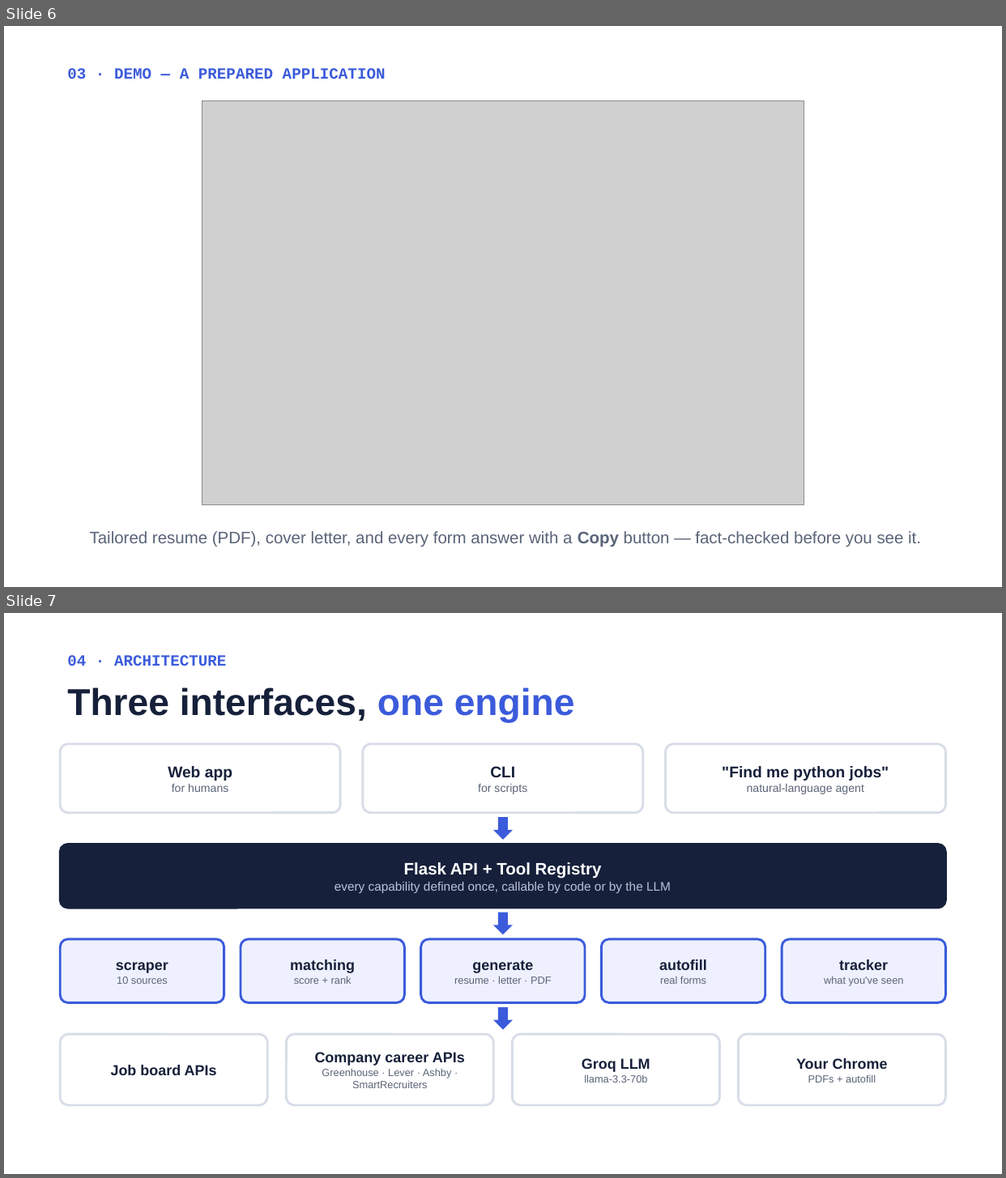
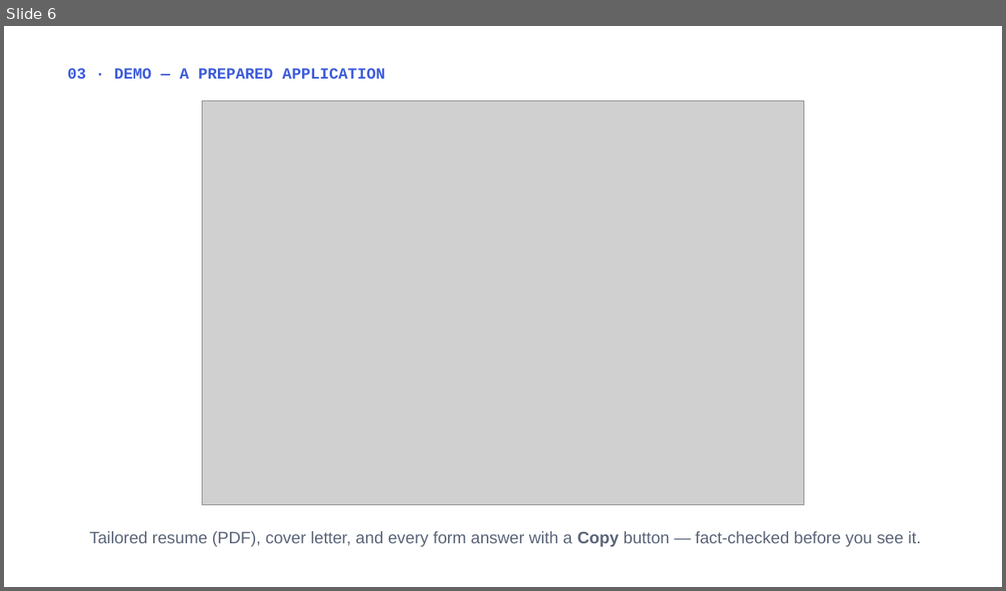
Before and after one commit to DavidZeff1/agent, a slide deck: presentation/Job Agent Presentation.pptx. Shown one above the other, each under a label of ours: slides 6 and 7 before the commit, slide 6 after it. The pictures are 1006x1178 and 1006x591 pixels, drawn with LibreOffice and Linux fonts; fonts in the diff are those of the drawing; grey boxes stand for pictures. Boxes give left, top, right and bottom in pixels: in the first picture for what was removed or moved away, otherwise in the second. Text is boxed around its words. In the diff, an @@ line names an element or a change of style, - is before the commit and + after.

```diff
--- a/presentation/Job Agent Presentation.pptx
+++ b/presentation/Job Agent Presentation.pptx
@@ slide 7 removed at bbox=[4, 613, 1002, 1174], background #FFFFFF @@
@@ text removed at bbox=[67, 655, 226, 666] @@
-04 · ARCHITECTURE
@@ text removed at bbox=[67, 688, 575, 723] @@
-Three interfaces, one engine
@@ rounded rectangle removed at bbox=[60, 744, 340, 813] @@
-Web app
-for humans
@@ rounded rectangle removed at bbox=[363, 744, 642, 813] @@
-CLI
-for scripts
@@ rounded rectangle removed at bbox=[666, 744, 946, 813] @@
-"Find me python jobs"
-natural-language agent
@@ down arrow removed at bbox=[493, 817, 513, 840] @@
@@ rounded rectangle removed at bbox=[60, 845, 946, 908] @@
-Flask API + Tool Registry
-every capability defined once, callable by code or by the LLM
@@ down arrow removed at bbox=[493, 913, 513, 935] @@
@@ rounded rectangle removed at bbox=[60, 939, 224, 1003] @@
-scraper
-10 sources
@@ rounded rectangle removed at bbox=[241, 939, 404, 1003] @@
-matching
-score + rank
@@ rounded rectangle removed at bbox=[421, 939, 585, 1003] @@
-generate
-resume · letter · PDF
@@ rounded rectangle removed at bbox=[602, 939, 765, 1003] @@
-autofill
-real forms
@@ rounded rectangle removed at bbox=[782, 939, 946, 1003] @@
-tracker
-what you've seen
@@ down arrow removed at bbox=[493, 1007, 513, 1030] @@
@@ rounded rectangle removed at bbox=[60, 1034, 267, 1105] @@
-Job board APIs
@@ rounded rectangle removed at bbox=[286, 1034, 493, 1105] @@
-Company career APIs
-Greenhouse · Lever · Ashby · SmartRecruiters
@@ rounded rectangle removed at bbox=[513, 1034, 720, 1105] @@
-Groq LLM
-llama-3.3-70b
@@ rounded rectangle removed at bbox=[739, 1034, 946, 1105] @@
-Your Chrome
-PDFs + autofill
```
Also in this commit, not shown: 6 slides changed, 9 slides added, 2 other files.
